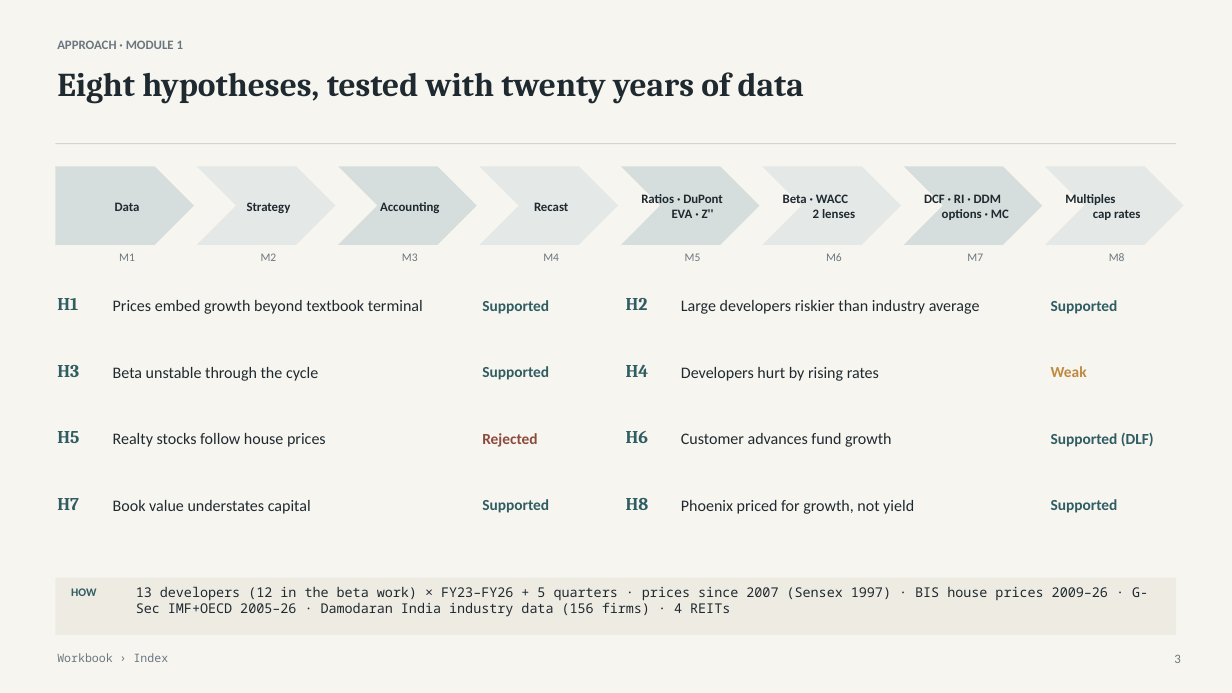
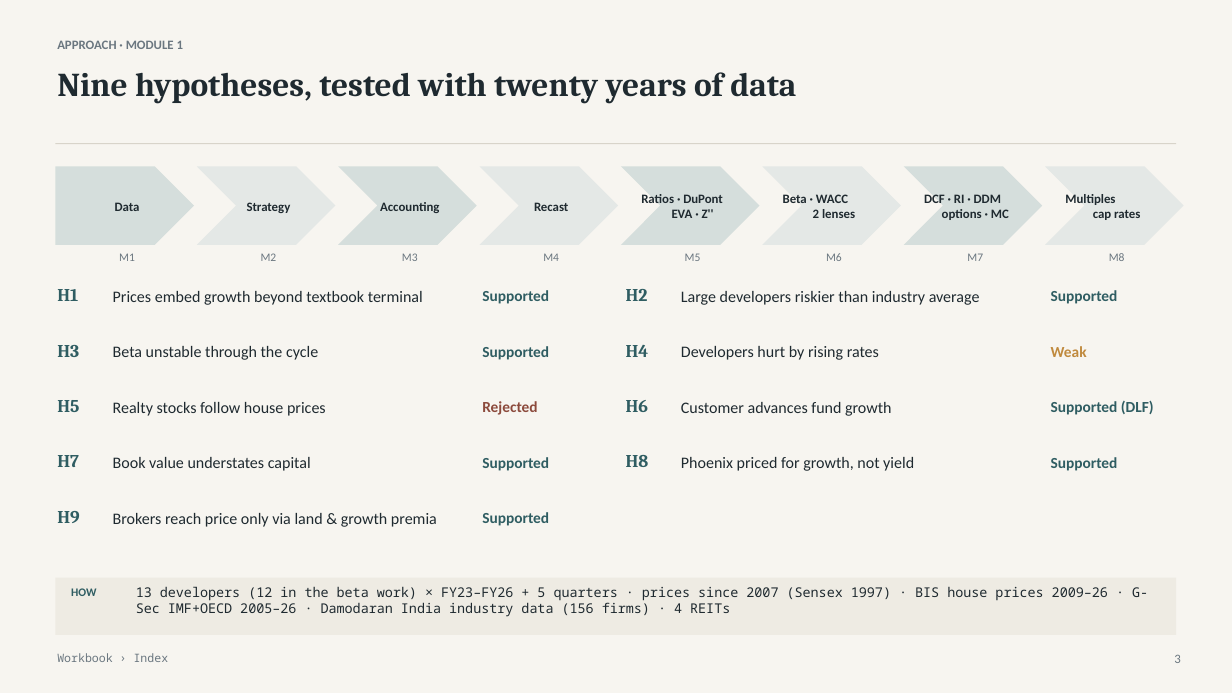
Before and after one commit to atharvaakz/BAAV, a slide deck: slide 3 of reports/ProjectBaav_Group27_Presentation.pptx. Drawn at 1232x693 pixels with LibreOffice and Linux fonts; fonts in the diff are those of the drawing. Boxes give left, top, right and bottom in pixels: in the first picture for what was removed or moved away, otherwise in the second. Text is boxed around its words. In the diff, an @@ line names an element or a change of style, - is before the commit and + after.

```diff
--- a/reports/ProjectBaav_Group27_Presentation.pptx
+++ b/reports/ProjectBaav_Group27_Presentation.pptx
@@ text at box(57, 72, 796, 103): text changed @@
-Eight hypotheses, tested with twenty years of data
+Nine hypotheses, tested with twenty years of data
@@ 6 texts: place and size @@
-6 texts at box(57, 298, 1118, 314)
+6 texts at box(57, 289, 1118, 305)
@@ 6 texts: place and size @@
-6 texts at box(57, 365, 1087, 381)
+6 texts at box(57, 345, 1087, 360)
@@ 6 texts: place and size @@
-6 texts at box(57, 431, 1154, 447)
+6 texts at box(57, 400, 1154, 416)
@@ 6 texts: place and size @@
-6 texts at box(57, 498, 1118, 514)
+6 texts at box(57, 455, 1118, 471)
@@ text added at box(57, 511, 80, 523), 14 pt, text #2F5D62, bold @@
+H9
@@ text added at box(113, 513, 437, 527), 12.5 pt, text #1F2A30 @@
+Brokers reach price only via land & growth premia
@@ text added at box(482, 512, 549, 526), 12 pt, text #2F5D62, bold @@
+Supported
```
Also in this commit, not shown: 1 other slide changed, 11 other files.
